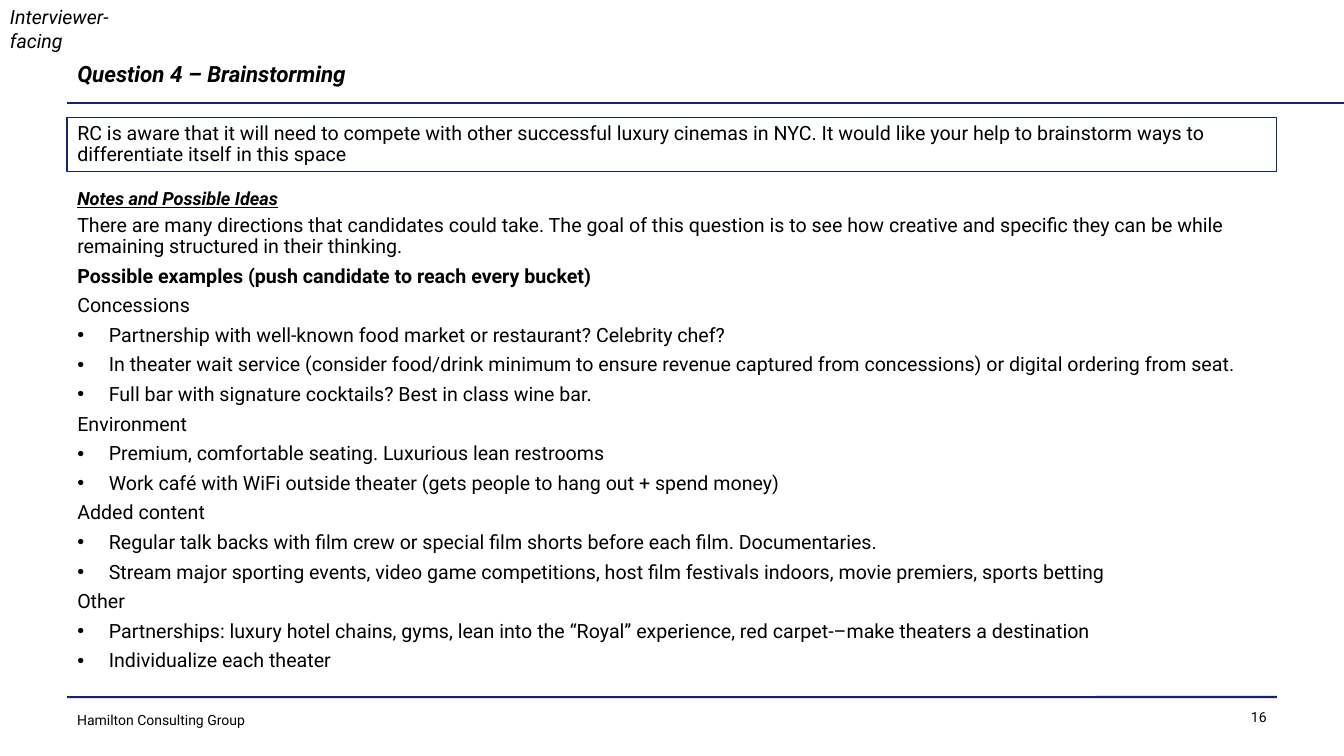
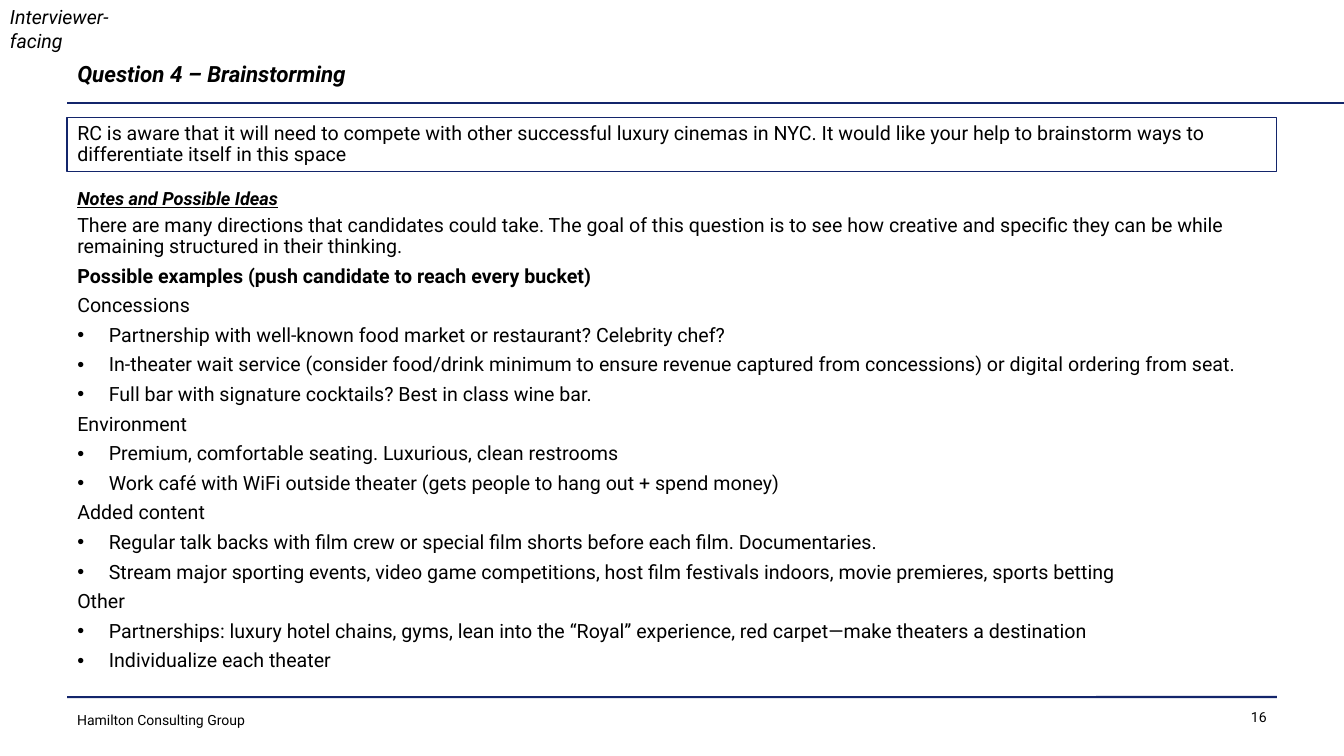
Before and after one commit to jahoward-ai/ubiquitous-dollop, a slide deck: slide 16 of files/case-interview-crash-course.pptx. Drawn at 1344x756 pixels with LibreOffice and Linux fonts; fonts in the diff are those of the drawing. Boxes give left, top, right and bottom in pixels: in the first picture for what was removed or moved away, otherwise in the second. Text is boxed around its words. In the diff, an @@ line names an element or a change of style, - is before the commit and + after.

```diff
--- a/files/case-interview-crash-course.pptx
+++ b/files/case-interview-crash-course.pptx
@@ text at (109, 355, 1235, 376): text changed @@
-• In theater wait service (consider food/drink minimum to ensure revenue captured from concessions) or digital ordering from seat.
+• In-theater wait service (consider food/drink minimum to ensure revenue captured from concessions) or digital ordering from seat.
@@ text at (109, 445, 619, 464): text changed @@
-• Premium, comfortable seating. Luxurious lean restrooms
+• Premium, comfortable seating. Luxurious, clean restrooms
@@ text at (109, 564, 1114, 583): text changed @@
-• Stream major sporting events, video game competitions, host film festivals indoors, movie premiers, sports betting
+• Stream major sporting events, video game competitions, host film festivals indoors, movie premieres, sports betting
@@ text at (109, 623, 1087, 643): text changed @@
-• Partnerships: luxury hotel chains, gyms, lean into the “Royal” experience, red carpet-–make theaters a destination
+• Partnerships: luxury hotel chains, gyms, lean into the “Royal” experience, red carpet—make theaters a destination
```
Also in this commit, not shown: 9 other slides changed, 26 other files.
